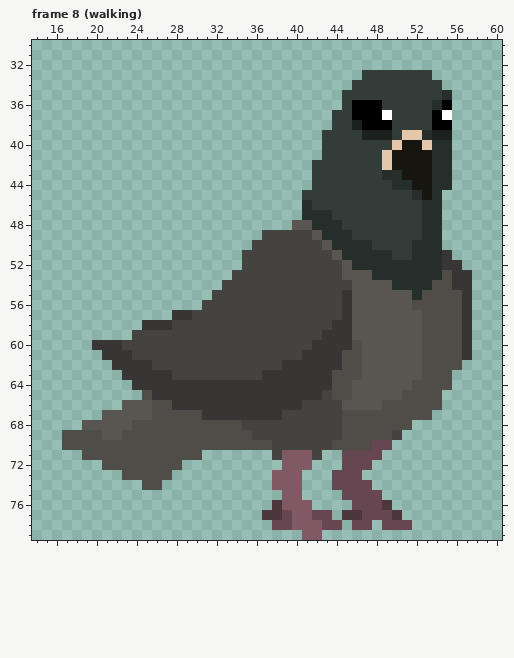
Pixel-art file: Assets/Sprites/Characters/Enemies/Pigeons/Standard/Pigeon.aseprite. The picture above is the old version.
80x80 pixels, 14 frames. Shown: frame 8 (walking): x 14..60, y 30..79. The commit also changed other frames, which this record leaves out.
New version:
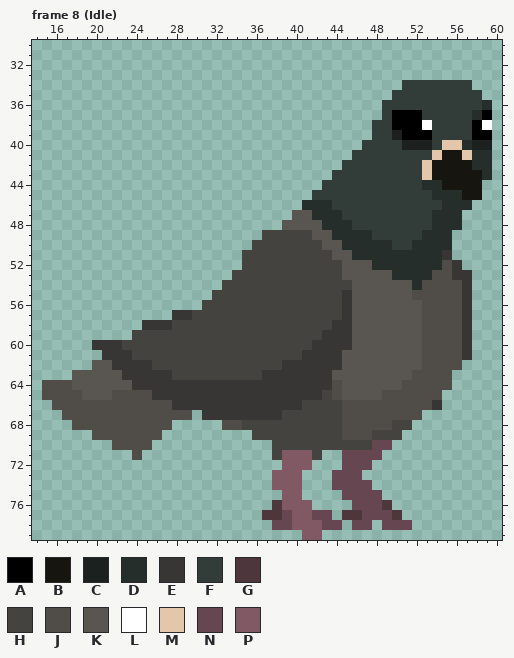
Palette (. is transparent): A #000000  B #17150f  C #1c2120  D #262e2b  E #383634  F #323c39  G #4d363c  H #454340  J #504d49  K #595652  L #ffffff  M #e4c6aa  N #664751  P #805965
Edits made:
Changed rows in their new state; - is an unchanged pixel.
Frame 8 (Idle), layer "corpo":
first column x 39:
33 --------.......------
34 -------.....----FFF--
35 ------.....-----FFFF-
36 ------....-----FFFFFD
37 -----.....FAAA-FFFFDA
38 -----....FFAAALFFFFAL
39 ----.....FFCAAAFFFFAA
40 ----....---FCCCFMMDCC
41 ----...---FFFFFMBBMDD
42 ---...----FFFFMBBBBDD
43 ---..-----FFFFMBBBBBD
44 ---.-------FFFD-BBBB-
45 --.----------FF-DDBB-
46 ---DD---------FFDDD--
47 -KK--D--------F-DD---
48 K--K--D-------F-DD---
49 ----K--DD-------D----
50 -----K---DD-----D----
51 ------K----DD--------
52 -------KK-------J----
53 ---------KK----J-----
54 -----------KK-J--J---
55 -------------J-------
56 -------------K-------
first column x 15:
60 -------------------------------K--------
61 ------------------------------KK--------
62 -----KK-----------------------KK--------
63 ---KKKKK---------------------KKK-----J--
64 JJJKKKKKK---------------------K-----J---
65 JJJJKKKJJJ--------------------K---JJ----
66 -JJJJJJJJJJ-------------------JJJJ-----E
67 --JJJJJJJJJ----.----------------------.-
68 ---JJJJJJ----.....-----------------HH---
69 --...-JJ----.........------------HH-----
70 --.....----............------HHHH-------
71 ----.....-......------------------------
72 ------........--------------------------
73 --------.....---------------------------
74 ----------..----------------------------
